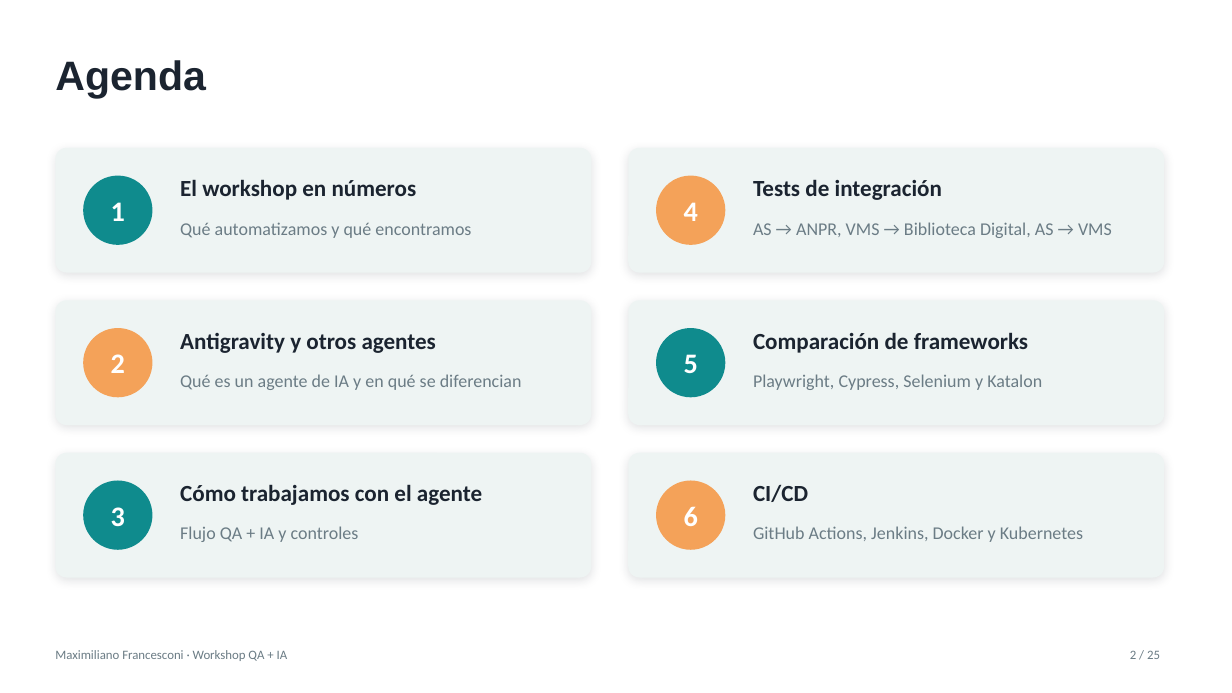
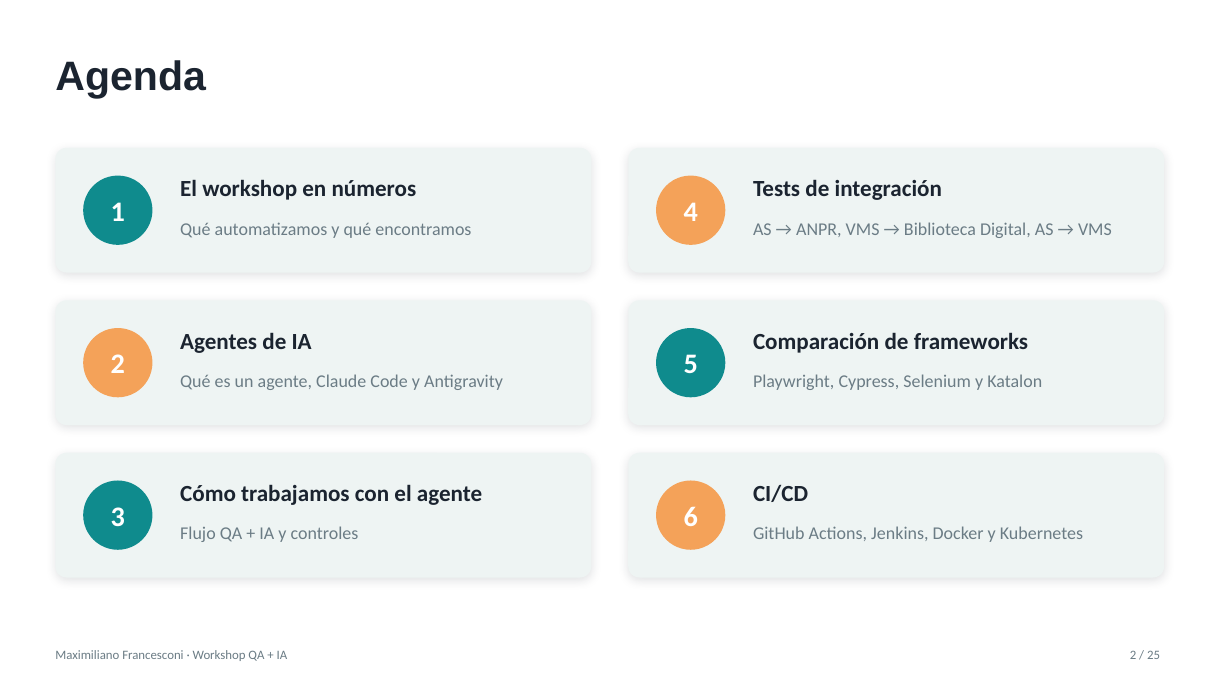
Before and after one commit to maximilianofni/qa-ai-workshop, a slide deck: slide 2 of docs/Workshop-QA-IA.pptx. Drawn at 1232x693 pixels with LibreOffice and Linux fonts; fonts in the diff are those of the drawing. Boxes give left, top, right and bottom in pixels: in the first picture for what was removed or moved away, otherwise in the second. Text is boxed around its words. In the diff, an @@ line names an element or a change of style, - is before the commit and + after.

```diff
--- a/docs/Workshop-QA-IA.pptx
+++ b/docs/Workshop-QA-IA.pptx
@@ text at [180,332,312,353]: text changed @@
-Antigravity y otros agentes
+Agentes de IA
@@ text at [180,374,503,390]: text changed @@
-Qué es un agente de IA y en qué se diferencian
+Qué es un agente, Claude Code y Antigravity
```
Also in this commit, not shown: 5 other slides changed, 3 slides added, 3 slides removed, 3 other files.
